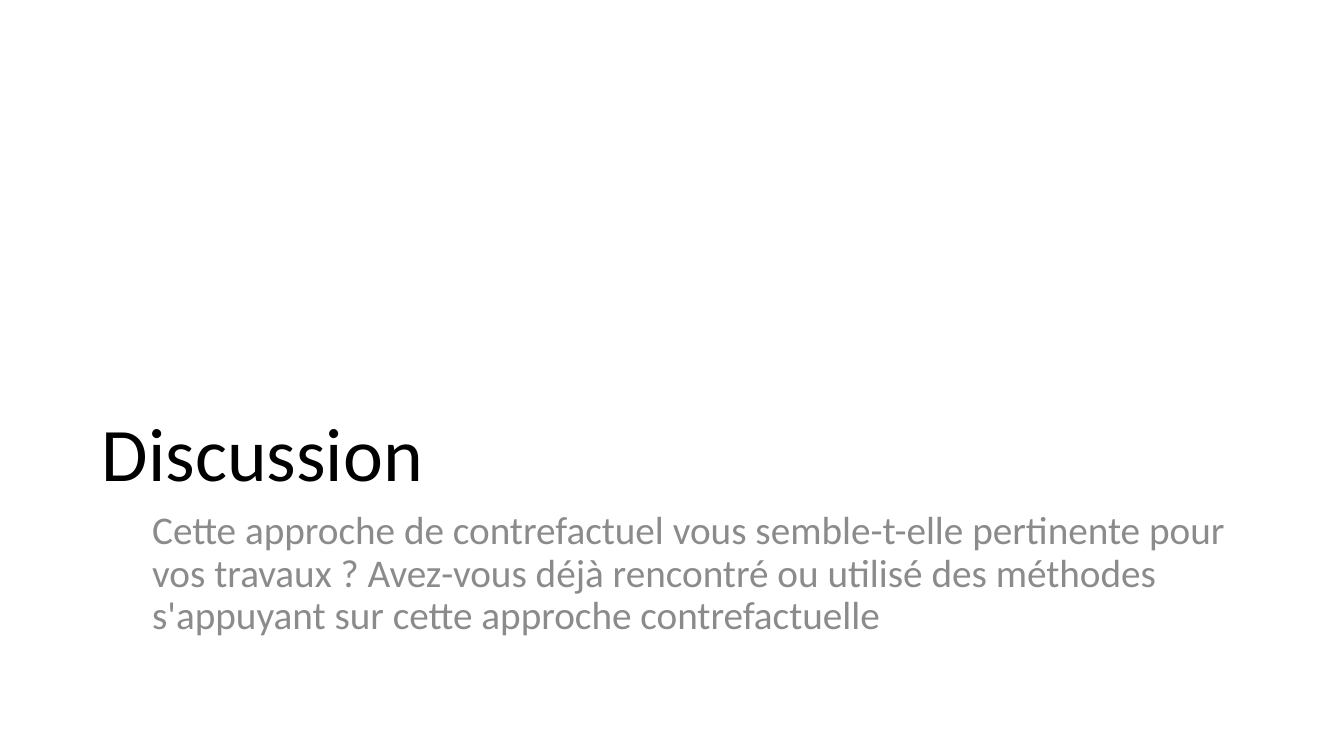
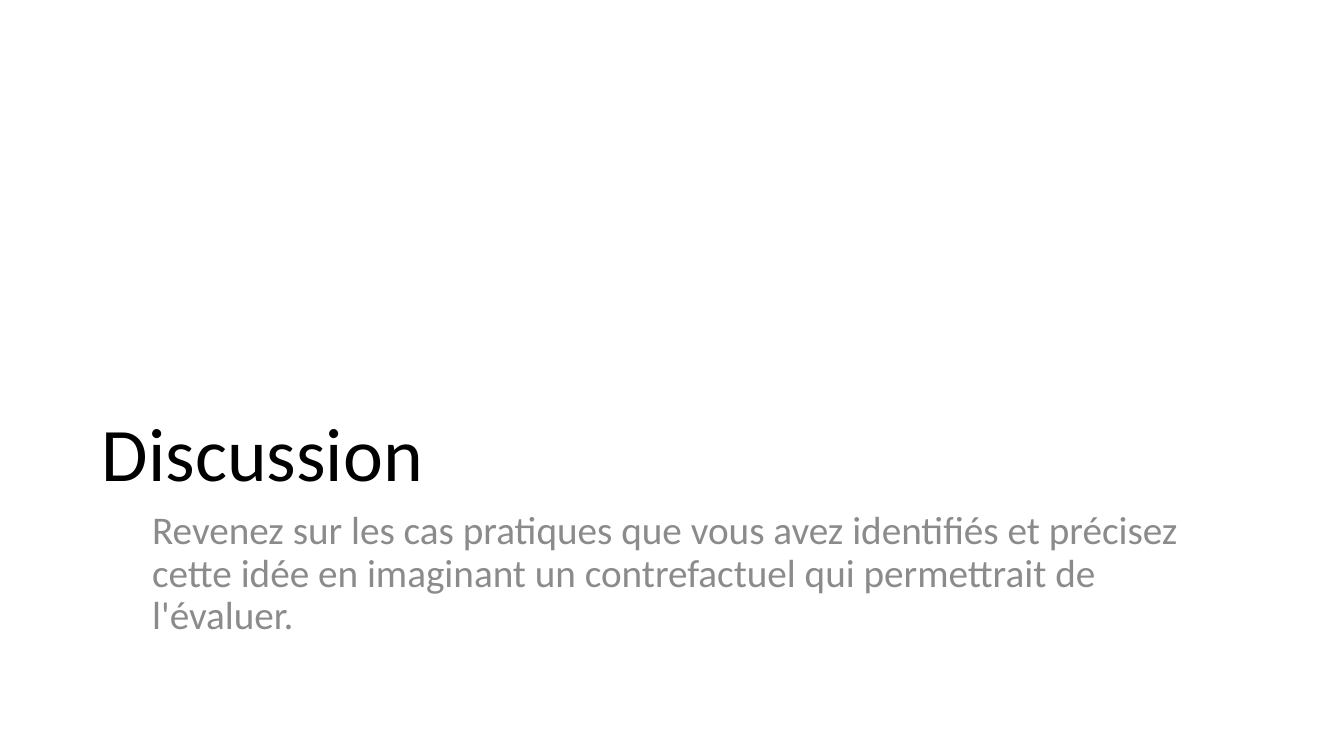
Before and after one commit to BETSAKA/statcap_impact_training, a slide deck: slide 36 of slides/fr/Jour 1_Introduction_Fondamentaux.pptx. Drawn at 1344x756 pixels with LibreOffice and Linux fonts; fonts in the diff are those of the drawing. Boxes give left, top, right and bottom in pixels: in the first picture for what was removed or moved away, otherwise in the second. Text is boxed around its words. In the diff, an @@ line names an element or a change of style, - is before the commit and + after.

```diff
--- a/slides/fr/Jour 1_Introduction_Fondamentaux.pptx
+++ b/slides/fr/Jour 1_Introduction_Fondamentaux.pptx
@@ text at [152, 517, 1178, 629]: text changed @@
-  Cette approche de contrefactuel vous semble-t-elle pertinente pour vos travaux ? Avez-vous déjà rencontré ou utilisé des méthodes s'appuyant sur cette approche contrefactuelle
+  Revenez sur les cas pratiques que vous avez identifiés et précisez cette idée en imaginant un contrefactuel qui permettrait de l'évaluer.
```
Also in this commit, not shown: 6 other slides changed, 1 other file.
